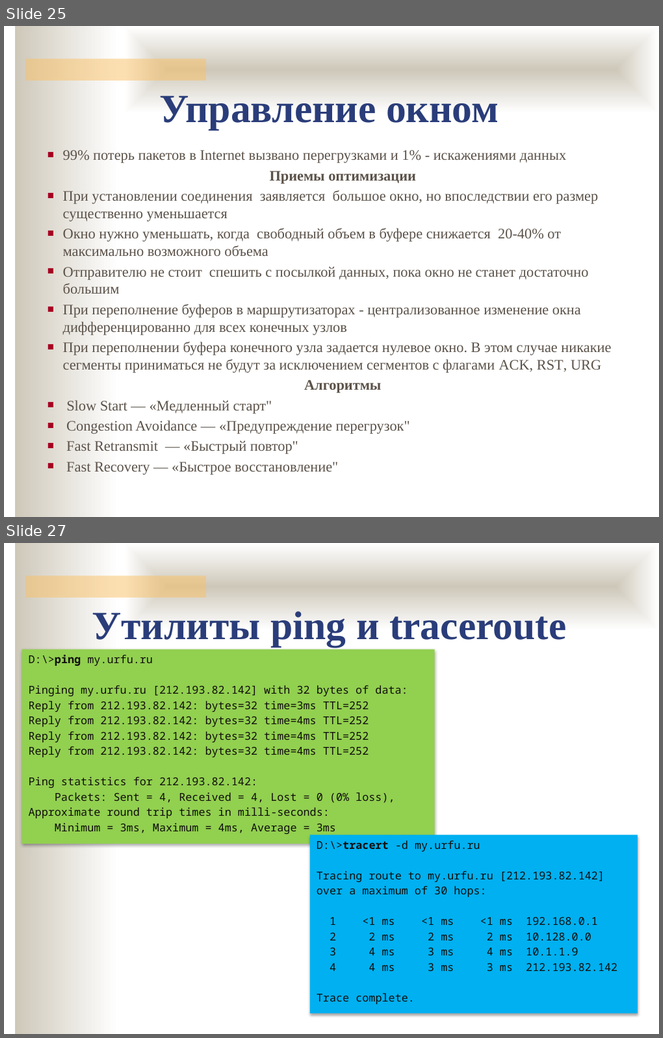
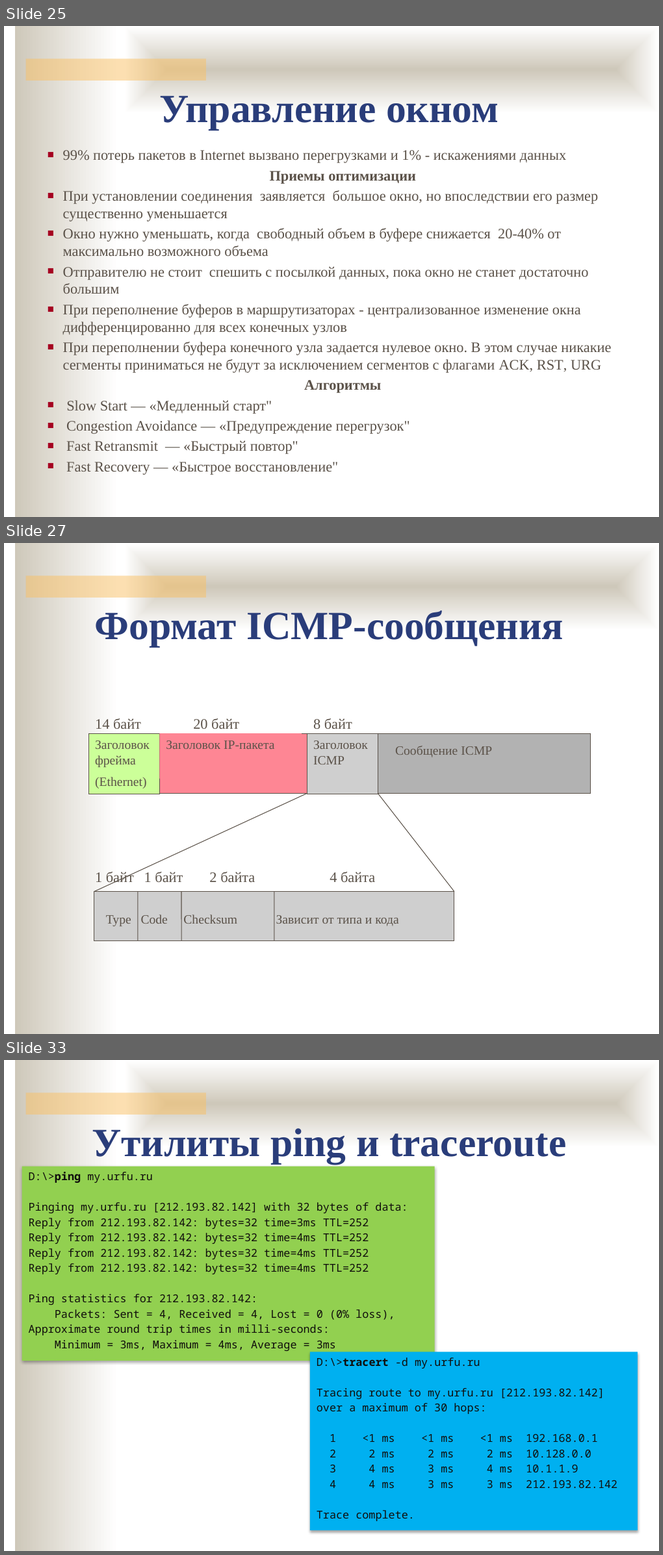
Before and after one commit to ukoloff/nets, a slide deck: lecture/11.pptx. Shown one above the other, each under a label of ours: slides 25 and 27 before the commit, slides 25, 27 and 33 after it; the slides between them are not shown. The pictures are 663x1038 and 663x1555 pixels, drawn with LibreOffice and Linux fonts; fonts in the diff are those of the drawing; background and template pictures are left out. Boxes give left, top, right and bottom in pixels: in the first picture for what was removed or moved away, otherwise in the second. Text is boxed around its words. In the diff, an @@ line names an element or a change of style, - is before the commit and + after.

```diff
--- a/lecture/11.pptx
+++ b/lecture/11.pptx
@@ slide 27 added at (x1=4, y1=543, x2=659, y2=1034), background #FFFFFF; not listed: 3 template elements that a slide beside it also shows @@
@@ text added at (x1=94, y1=611, x2=564, y2=647), 44 pt, text #2A3D7A, bold @@
+Формат ICMP-сообщения
@@ text added at (x1=95, y1=719, x2=141, y2=729), 16 pt, text #5B5249 @@
+14 байт
@@ text added at (x1=193, y1=719, x2=239, y2=729), 16 pt, text #5B5249 @@
+20 байт
@@ text added at (x1=313, y1=719, x2=352, y2=729), 16 pt, text #5B5249 @@
+8 байт
@@ group added at (x1=88, y1=733, x2=591, y2=795): 5 rectangles, 1 text @@
+Заголовок фрейма
+(Ethernet)
+Заголовок IP-пакета
+Заголовок ICMP
+Сообщение ICMP
@@ line added from (307, 793) to (94, 891), #5B5249 0.75 pt @@
@@ line added from (378, 793) to (455, 891), #5B5249 0.75 pt @@
@@ text added at (x1=95, y1=872, x2=134, y2=886), 16 pt, text #5B5249 @@
+1 байт
@@ text added at (x1=144, y1=872, x2=183, y2=882), 16 pt, text #5B5249 @@
+1 байт
@@ text added at (x1=209, y1=872, x2=255, y2=882), 16 pt, text #5B5249 @@
+2 байта
@@ text added at (x1=330, y1=872, x2=375, y2=882), 16 pt, text #5B5249 @@
+4 байта
@@ rectangle added at (x1=94, y1=891, x2=455, y2=941), fill #CFCFCF, outline #5B5249 0.75 pt @@
@@ line added from (138, 891) to (138, 941), #5B5249 0.75 pt @@
@@ line added from (181, 891) to (181, 941), #5B5249 0.75 pt @@
@@ line added from (274, 891) to (274, 941), #5B5249 0.75 pt @@
@@ text added at (x1=106, y1=915, x2=399, y2=927), 14 pt, text #5B5249 @@
+Type Code Checksum Зависит от типа и кода
@@ what was slide 27 is now slide 33 @@
```
Also in this commit, not shown: 1 slide changed, 5 other slides added.
